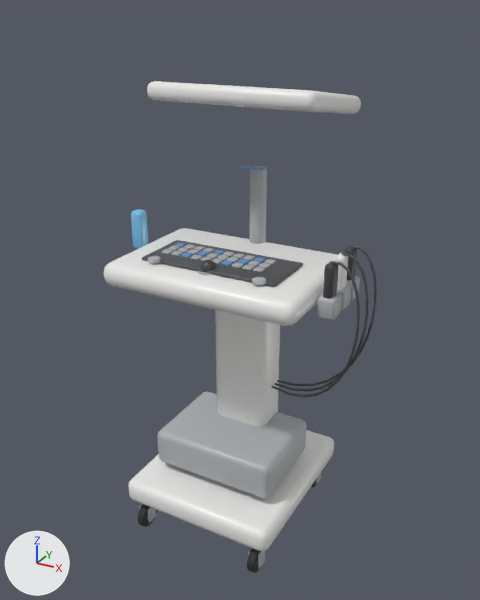
A saved change to the glTF model assets/models/echographe.glb.
One viewpoint serves both versions: a 50 mm lens placed at (0.889, -1.589, 1.55), pointed at (0.013, 0.005, 0.753). Every picture has the same lights, and +X, +Y and +Z are marked at lower left. The first picture is the older version. Vertices at exactly the same position are counted once.

The older version as bpy lines, for what is in view:
```python
me_echographe = bpy.data.meshes.new('echographe')
me_echographe.from_pydata(...)  # 7410 vertices, 14516 faces; spans x -0.36..0.417, y -0.275..0.299, z 0.0..1.367
# faces by material slot: [940, 8436, 1776, 944, 1328, 904, 188]
me_echographe.materials.append(mat_laque_ivoire)  # white #ebebe8
me_echographe.materials.append(mat_gris_moyen)  # grey #adb1b5
me_echographe.materials.append(mat_caoutchouc)  # black #2c2c2f
me_echographe.materials.append(mat_gris_anthracite)  # dark grey #4b4d52
me_echographe.materials.append(mat_bleu_pompe)  # blue #5995cb
me_echographe.materials.append(mat_couvercle_noir)  # dark grey #3f3f42
me_echographe.materials.append(mat_gel_échographie)  # blue #7cc4ed
me_ecran = bpy.data.meshes.new('Ecran')
me_ecran.from_pydata(...)  # 8 vertices, 12 faces; spans x -0.22..0.22, y -0.057..0.241, z 1.296..1.344
me_ecran.materials.append(mat_écran_allumé)  # dark blue #3f5059, glowing blue #80a2b4
ob_echographe = bpy.data.objects.new('echographe', me_echographe)
ob_echographe.location = (0.0, 0.0, 0.0)
ob_ecran = bpy.data.objects.new('Ecran', me_ecran)
ob_ecran.location = (0.0, 0.0, 0.0)
```
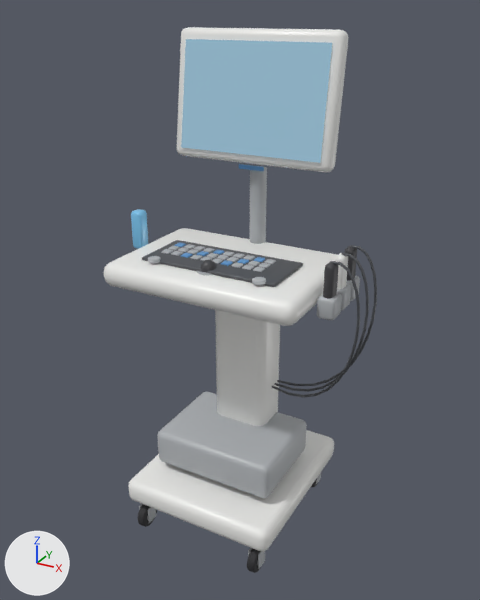
Edits to the bpy script that builds the scene:
```text
Change me_echographe:
    used by ob_echographe; location = (0.0, 0.0, 0.0)
    remove me_echographe.from_pydata(...)  # 7410 vertices, 14516 faces; spans x -0.36..0.417, y -0.275..0.299, z 0.0..1.367
    add me_echographe.from_pydata(...)  # 7410 vertices, 14516 faces; spans x -0.36..0.417, y -0.275..0.275, z 0.0..1.499
    me_echographe part 1: all 24 vertices in x -0.25..0.25, y 0.279..0.299, z 1.3..1.322 are moved by (0.0, -0.132, 0.175)
    me_echographe part 2: all 24 vertices in x -0.25..0.25, y -0.059..-0.039, z 1.318..1.34 are moved by (0.0, 0.132, -0.175)
    me_echographe part 3: all 24 vertices in x -0.25..0.25, y -0.058..-0.035, z 1.347..1.367 are moved by (0.0, 0.175, 0.132)
    other edits to the shape of me_echographe do not show in these pictures
Change me_ecran:
    used by ob_ecran; location = (0.0, 0.0, 0.0)
    remove me_ecran.from_pydata(...)  # 8 vertices, 12 faces; spans x -0.22..0.22, y -0.057..0.241, z 1.296..1.344
    add me_ecran.from_pydata(...)  # 8 vertices, 12 faces; spans x -0.22..0.22, y 0.068..0.116, z 1.171..1.469
    me_ecran part 4
    me_ecran.vertices[0].co: (-0.22, -0.057, 1.338) -> (-0.22, 0.068, 1.172)  # pixel (153, 93) -> pixel (181, 147)
    me_ecran.vertices[1].co: (-0.22, -0.056, 1.344) -> (-0.22, 0.11, 1.469)  # pixel (153, 90) -> pixel (185, 39)
    me_ecran.vertices[2].co: (-0.22, 0.24, 1.296) -> (-0.22, 0.074, 1.171)  # not seen -> pixel (182, 147)
    me_ecran.vertices[3].co: (-0.22, 0.241, 1.302) -> (-0.22, 0.116, 1.468)  # not seen -> pixel (186, 39)
    me_ecran.vertices[4].co: (0.22, -0.057, 1.338) -> (0.22, 0.068, 1.172)  # pixel (302, 103) -> pixel (319, 162)
    me_ecran.vertices[5].co: (0.22, -0.056, 1.344) -> (0.22, 0.11, 1.469)  # pixel (303, 101) -> pixel (331, 42)
    me_ecran.vertices[6].co: (0.22, 0.24, 1.296) -> (0.22, 0.074, 1.171)  # not seen -> pixel (320, 162)
    me_ecran.vertices[7].co: (0.22, 0.241, 1.302) -> (0.22, 0.116, 1.468)  # not seen -> pixel (332, 42)
```

Where the change shows, as pixel boxes (x1, y1, x2, y2) in the pictures (480 x 600 px; the box of a moved part takes in the faces that stretch with it):
'echographe', reshaped (11% taller)
    before: (103, 81, 377, 573)
    after: (103, 27, 377, 573)
'Ecran', reshaped (not visible before)
    after: (181, 39, 332, 163)
part 1 of me_echographe, moved or reshaped (not visible before)
    after: (335, 45, 348, 162)
part 2 of me_echographe, moved or reshaped
    before: (147, 92, 360, 114)
    after: (177, 149, 334, 172)
part 3 of me_echographe, moved or reshaped
    before: (147, 81, 361, 107)
    after: (177, 27, 348, 166)
